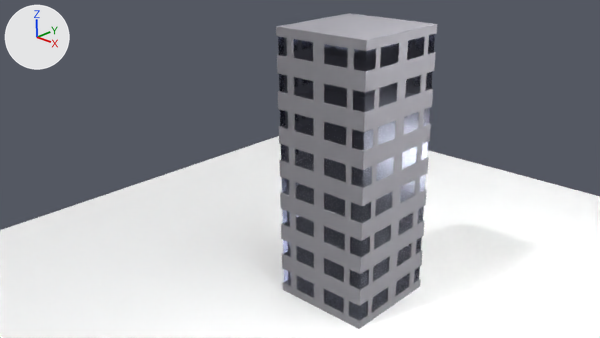
Renders of the Blender file Blenderprojekt/1. Models/Haus/nebenhaus.blend from each side of a commit.
Before and after are seen from the file's camera 'Camera'. Lighting does not change. The marker at upper left points along +X, +Y and +Z.
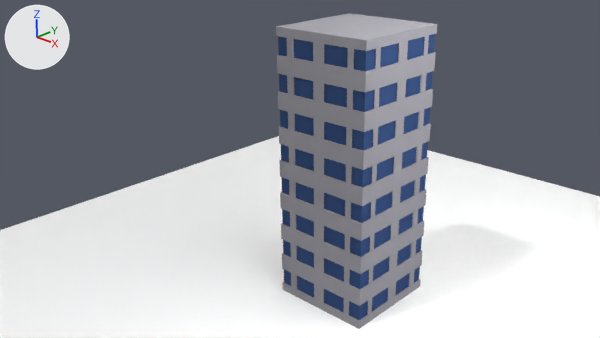
Location of each change, [x1, y1, x2, y2] in pixels of the pictures (600 x 338 px):
'Cube', recoloured (white to blue)
    both: [277, 31, 437, 323]

The change, as a list of edits to the scene's bpy script:
```text
Change mat_material_001:
    where n0 = _N.new('ShaderNodeOutputMaterial'); n0.name = 'Material Output'
    remove n1 = _N.new('ShaderNodeBsdfGlass'); n1.name = 'Glass BSDF'
    remove n1.distribution = 'BECKMANN'
    remove n1.inputs[0].default_value = (0.624, 0.651, 0.8, 1.0)  # 'Color', white #cfd3e7
    remove n1.inputs[1].default_value = 0.204  # 'Roughness'
    remove n1.inputs[2].default_value = 1.45  # 'IOR'
    remove _L.new(n1.outputs[0], n0.inputs[0])  # 'BSDF' to 'Surface'
    add n2 = _N.new('ShaderNodeBsdfDiffuse'); n2.name = 'Diffuse BSDF'
    add n2.inputs[0].default_value = (0.0225, 0.0431, 0.111, 1.0)  # 'Color', dark blue #293b5e
    add n2.inputs[1].default_value = 0.0417  # 'Roughness'
    add _L.new(n2.outputs[0], n0.inputs[0])  # 'BSDF' to 'Surface'
```
